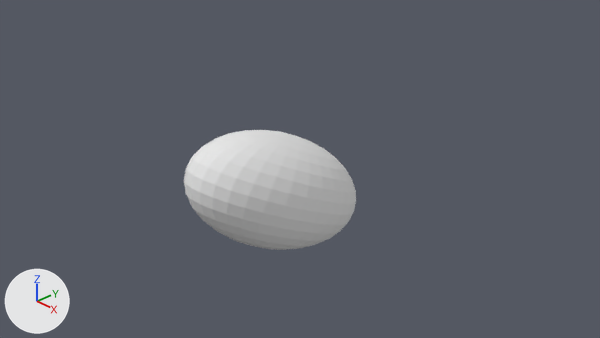
The Blender file assets/bee/blend/bee.blend: old version first, new version second.
One viewpoint serves both versions: the file's camera 'Camera'. The lights are fixed; the arrows at lower left show +X, +Y and +Z.
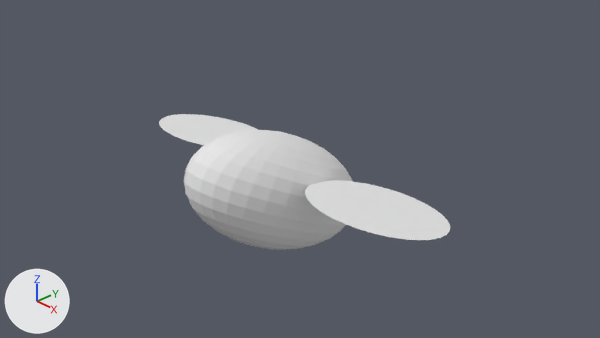
Changed parts and their boxes (x1, y1, x2, y2) in the pictures (600 x 338 px):
'WingL', added: after (305, 180, 450, 240)
'WingR', added: after (159, 114, 258, 145)

Diff of the bpy script that builds the scene:
```diff
--- a/assets/bee/blend/bee.blend.py
+++ b/assets/bee/blend/bee.blend.py
@@ mat_wing_001 @@
+mat_wing_001 = diffuse_material('Wing.001')
+mat_wing_001.base_color = (0.8, 0.8, 0.8)  # white #e7e7e7
@@ mat_wing @@
+mat_wing = diffuse_material('Wing')
+mat_wing.base_color = (0.8, 0.8, 0.8)  # white #e7e7e7
@@ me_circle_001 @@
+me_circle_001.from_pydata(...)  # 32 vertices, 1 face; spans x 0.0..2.0, y -0.99..1.01, z 0.0
+me_circle_001.materials.append(mat_wing_001)  # white #e7e7e7
@@ me_circle @@
+me_circle.from_pydata(...)  # 32 vertices, 1 face; spans x -2.0..0.0, y -1.0..1.0, z 0.0
+me_circle.materials.append(mat_wing)  # white #e7e7e7
@@ ob_wingl @@
+ob_wingl = bpy.data.objects.new('WingL', me_circle_001)
+ob_wingl.location = (0.85, 0.21, 0.43)
+ob_wingl.rotation_euler = (-0.22, 0.0, 0.0)  # degrees (-13, 0, 0)
+ob_wingl.scale = (1.17, 1.0, 1.0)
@@ ob_wingr @@
+ob_wingr = bpy.data.objects.new('WingR', me_circle)
+ob_wingr.location = (-0.85, 0.21, 0.43)
+ob_wingr.rotation_euler = (-0.22, 0.0, 0.0)  # degrees (-13, 0, 0)
+ob_wingr.scale = (1.17, 1.0, 1.0)
```
